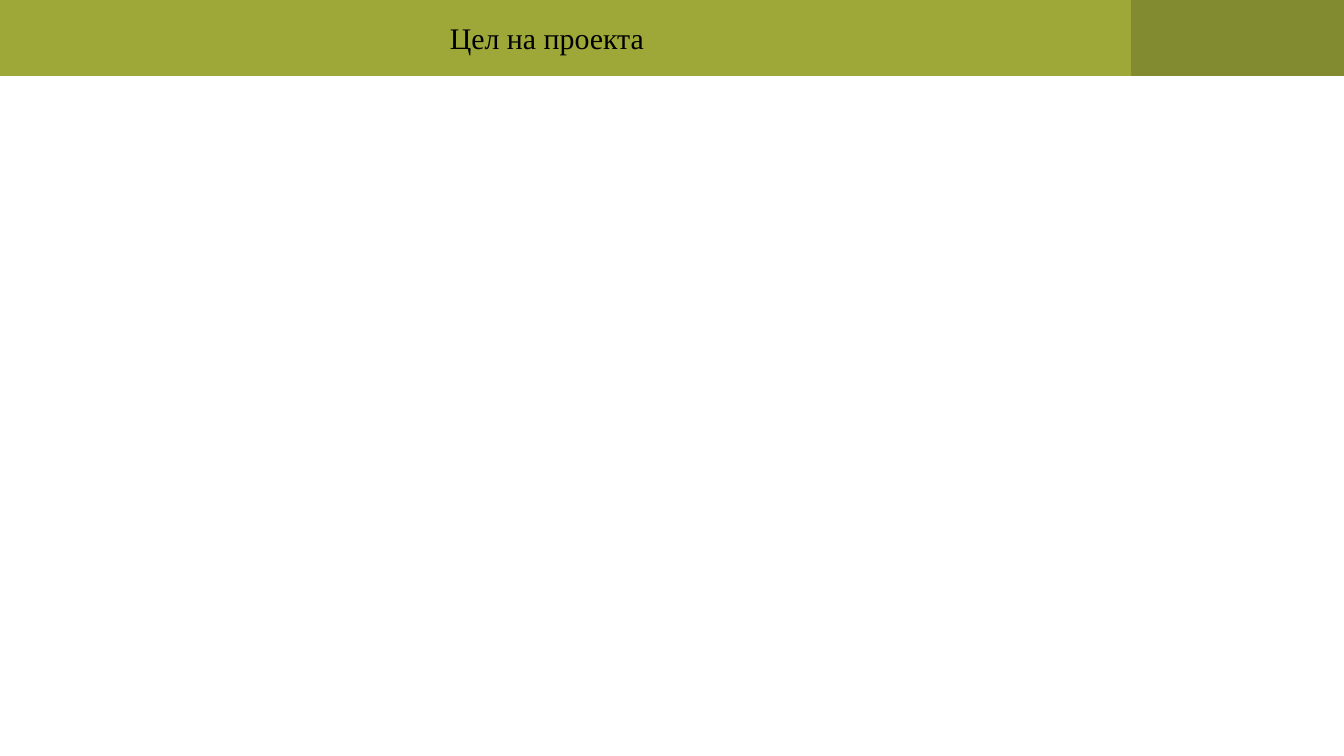
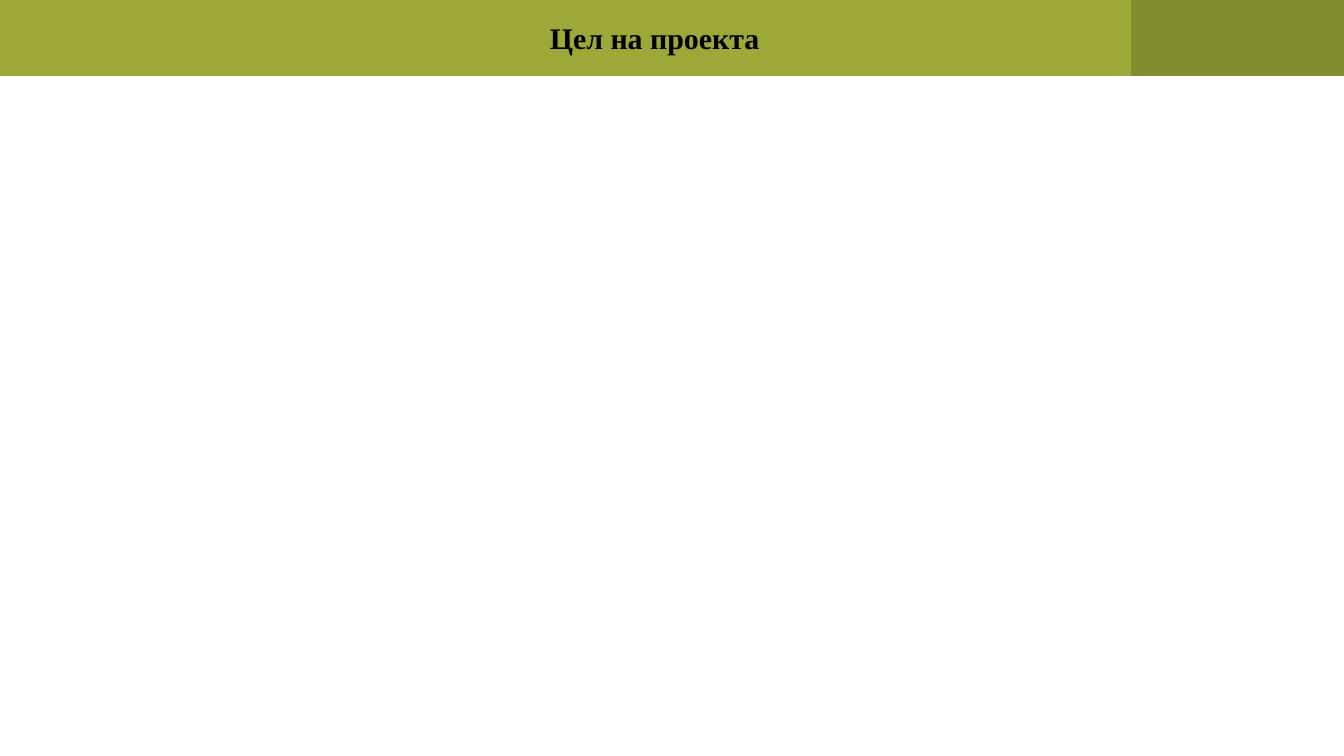
Before and after one commit to pgee-dzi2024/ThemePP_2602, a slide deck: slide 2 of DR/презентация.pptx. Drawn at 1344x756 pixels with LibreOffice and Linux fonts; fonts in the diff are those of the drawing. Boxes give left, top, right and bottom in pixels: in the first picture for what was removed or moved away, otherwise in the second. Text is boxed around its words. In the diff, an @@ line names an element or a change of style, - is before the commit and + after.

```diff
--- a/DR/презентация.pptx
+++ b/DR/презентация.pptx
@@ text "Цел на проекта": place and size @@
-text "Цел на проекта" at (450,29,644,55)
+text "Цел на проекта" at (550,29,759,55)
@@ text "Цел на проекта" at (550,29,759,55): bold on @@
```
Also in this commit, not shown: 6 other slides changed, 1 other file.
